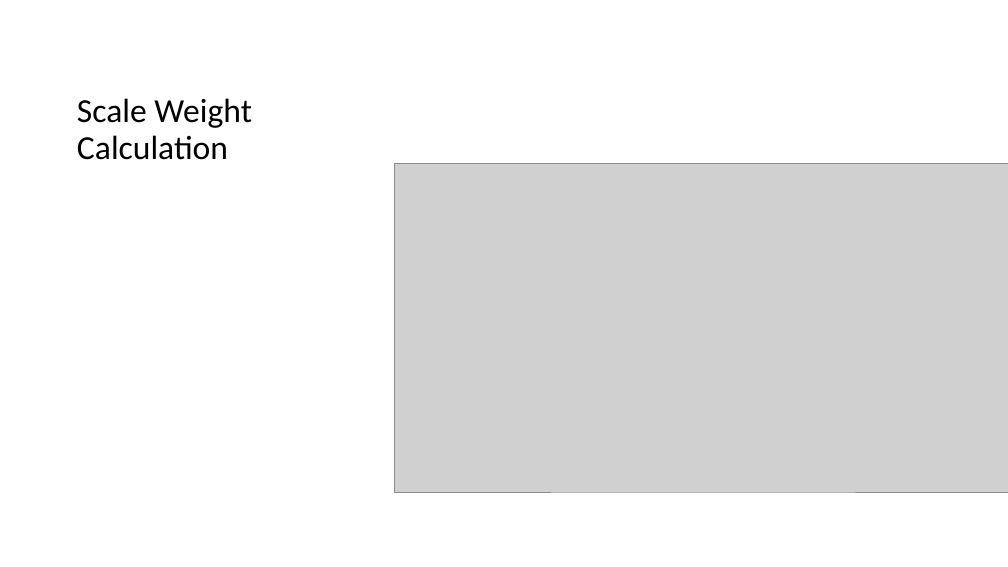
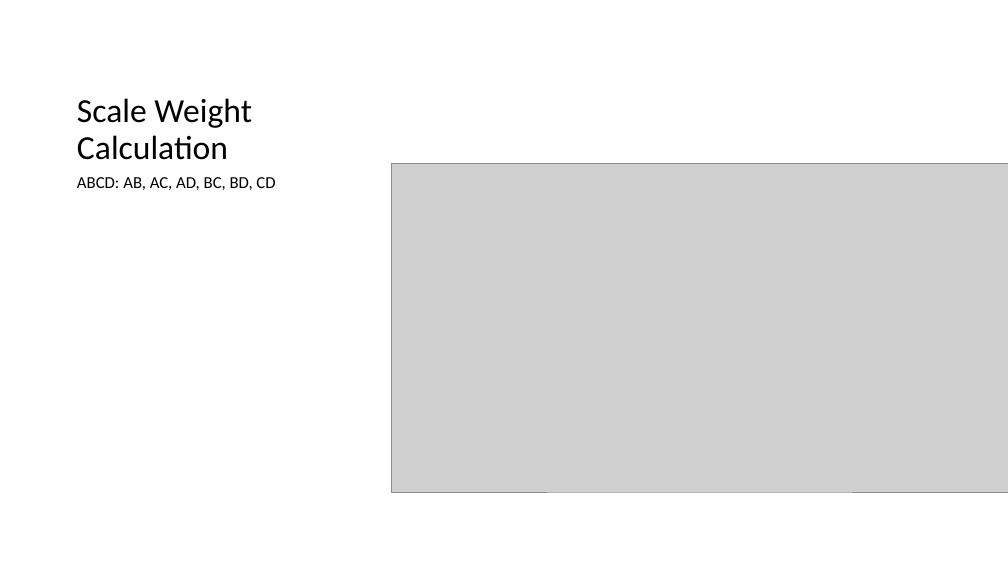
Before and after one commit to MeowOhMeow/ai-agent, a slide deck: slide 11 of PPTs/Nemo.pptx (slide 12 before the commit). Drawn at 1008x567 pixels with LibreOffice and Linux fonts; fonts in the diff are those of the drawing; grey boxes stand for pictures. Boxes give left, top, right and bottom in pixels: in the first picture for what was removed or moved away, otherwise in the second. Text is boxed around its words. In the diff, an @@ line names an element or a change of style, - is before the commit and + after.

```diff
--- a/PPTs/Nemo.pptx
+++ b/PPTs/Nemo.pptx
@@ text added at (77, 177, 275, 190), 16 pt, text #000000 @@
+ABCD: AB, AC, AD, BC, BD, CD
@@ picture: place and size @@
-picture at (395, 163, 1008, 492)
+picture at (391, 163, 1008, 492)
```
Also in this commit, not shown: 3 other slides changed, 1 slide removed.
